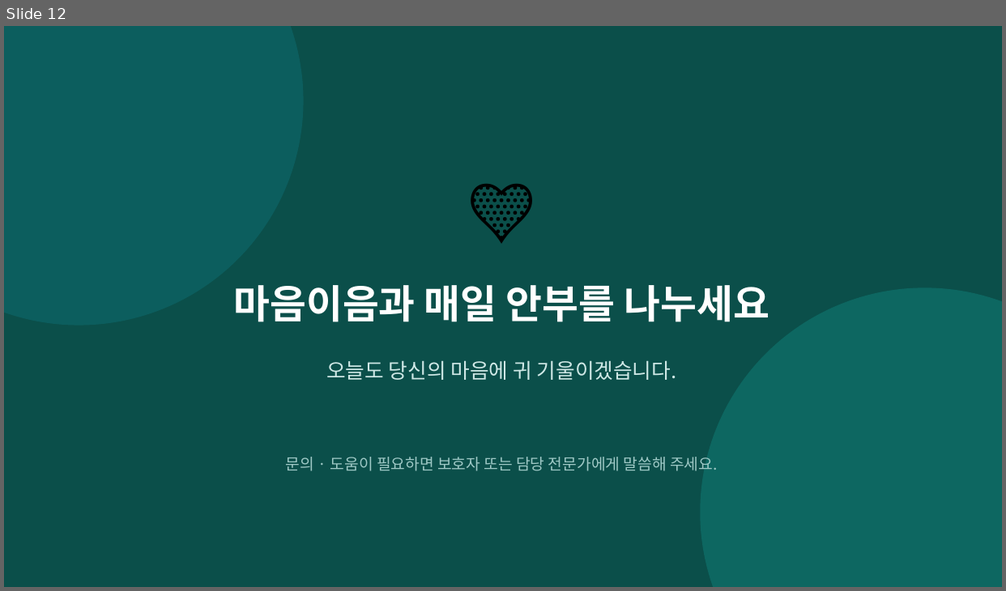
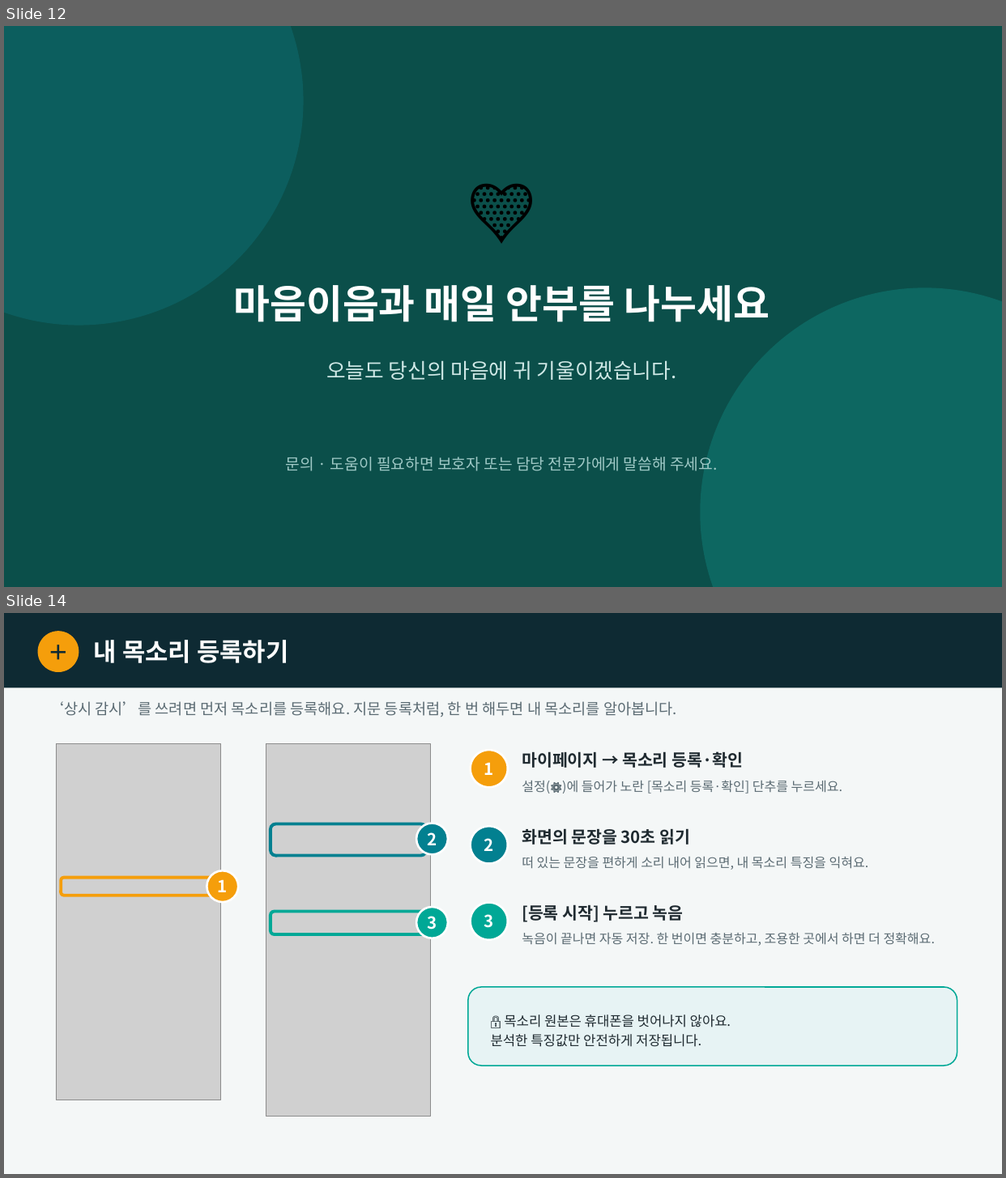
Before and after one commit to satoshisong01/maeum-ieu, a slide deck: docs/마음이음_사용설명서.pptx. Shown one above the other, each under a label of ours: slide 12 before the commit, slides 12 and 14 after it; the slides between them are not shown. The pictures are 1006x591 and 1006x1178 pixels, drawn with LibreOffice and Linux fonts; fonts in the diff are those of the drawing; grey boxes stand for pictures. Boxes give left, top, right and bottom in pixels: in the first picture for what was removed or moved away, otherwise in the second. Text is boxed around its words. In the diff, an @@ line names an element or a change of style, - is before the commit and + after.

Commit message:
docs(guide): 사용설명서 갱신(목소리 등록·상단 아이콘) + 상시 감시 전용 안내서 신규
실제 앱 스크린샷(모바일 뷰포트)에 번호 동그라미·강조 박스·설명을 얹은 직관형 가이드.
- 사용설명서(12p→14p): '화면 위쪽 단추 안내'(상시감시/글자/설정/로그아웃 4아이콘) +
  '내 목소리 등록하기'(마이페이지 진입→30초 낭독→등록) 슬라이드 추가.
- 상시감시_안내서(신규 6p): 개념·시작법(감시 시작 버튼)·작동중 화면(응급배너·상태·관찰기록)·
  개인정보/동의·마무리. 화자게이팅·원음 비저장·사전동의·법률검토 명시(베타 표기).
QA: LibreOffice 렌더 육안검토로 표시 좌표 2곳(관찰기록·등록버튼) 보정 완료.

```diff
--- a/docs/마음이음_사용설명서.pptx
+++ b/docs/마음이음_사용설명서.pptx
@@ slide 14 added at (x1=4, y1=613, x2=1002, y2=1174), background #F4F7F7 @@
@@ rectangle added at (x1=4, y1=613, x2=1002, y2=688), fill #0E2A33 @@
@@ ellipse added at (x1=38, y1=631, x2=79, y2=672), fill #F59E0B @@
@@ text added at (x1=38, y1=632, x2=79, y2=671), 20 pt, text #0E2A33, bold @@
+＋
@@ text added at (x1=94, y1=640, x2=288, y2=663), 24 pt, text #FFFFFF, bold @@
+내 목소리 등록하기
@@ text added at (x1=49, y1=701, x2=677, y2=717), 14.5 pt, text #5B6B73 @@
+‘상시 감시’를 쓰려면 먼저 목소리를 등록해요. 지문 등록처럼, 한 번 해두면 내 목소리를 알아봅니다.
@@ picture added at (x1=57, y1=744, x2=221, y2=1101) @@
@@ picture added at (x1=266, y1=744, x2=431, y2=1116) @@
@@ ellipse added at (x1=471, y1=750, x2=508, y2=787), fill #F59E0B, outline #FFFFFF 2 pt, 16 pt, text #FFFFFF, bold @@
+1
@@ text added at (x1=522, y1=752, x2=743, y2=768), 16 pt, text #1F2A30, bold @@
+마이페이지 → 목소리 등록·확인
@@ text added at (x1=522, y1=780, x2=842, y2=794), 12.5 pt, text #5B6B73 @@
+설정(⚙️)에 들어가 노란 [목소리 등록·확인] 단추를 누르세요.
@@ rounded rectangle added at (x1=270, y1=824, x2=426, y2=855), outline #028090 3 pt @@
@@ ellipse added at (x1=416, y1=824, x2=448, y2=855), fill #028090, outline #FFFFFF 2 pt, 16 pt, text #FFFFFF, bold @@
+2
@@ ellipse added at (x1=471, y1=826, x2=508, y2=864), fill #028090, outline #FFFFFF 2 pt, 16 pt, text #FFFFFF, bold @@
+2
@@ text added at (x1=522, y1=828, x2=690, y2=845), 16 pt, text #1F2A30, bold @@
+화면의 문장을 30초 읽기
@@ rounded rectangle added at (x1=61, y1=878, x2=216, y2=896), outline #F59E0B 3 pt @@
@@ ellipse added at (x1=206, y1=871, x2=238, y2=902), fill #F59E0B, outline #FFFFFF 2 pt, 16 pt, text #FFFFFF, bold @@
+1
@@ text added at (x1=522, y1=856, x2=869, y2=870), 12.5 pt, text #5B6B73 @@
+떠 있는 문장을 편하게 소리 내어 읽으면, 내 목소리 특징을 익혀요.
@@ ellipse added at (x1=471, y1=903, x2=508, y2=940), fill #00A896, outline #FFFFFF 2 pt, 16 pt, text #FFFFFF, bold @@
+3
@@ rounded rectangle added at (x1=270, y1=912, x2=426, y2=935), outline #00A896 3 pt @@
@@ ellipse added at (x1=416, y1=907, x2=448, y2=939), fill #00A896, outline #FFFFFF 2 pt, 16 pt, text #FFFFFF, bold @@
+3
@@ text added at (x1=522, y1=905, x2=684, y2=922), 16 pt, text #1F2A30, bold @@
+[등록 시작] 누르고 녹음
@@ text added at (x1=522, y1=932, x2=936, y2=946), 12.5 pt, text #5B6B73 @@
+녹음이 끝나면 자동 저장. 한 번이면 충분하고, 조용한 곳에서 하면 더 정확해요.
@@ rounded rectangle added at (x1=468, y1=987, x2=957, y2=1066), fill #E7F3F4, outline #00A896 1.2 pt @@
@@ text added at (x1=491, y1=1015, x2=727, y2=1047), 13 pt, text #1F2A30 @@
+🔒 목소리 원본은 휴대폰을 벗어나지 않아요.
+분석한 특징값만 안전하게 저장됩니다.
```
Also in this commit, not shown: 1 other slide added, 1 other file.
